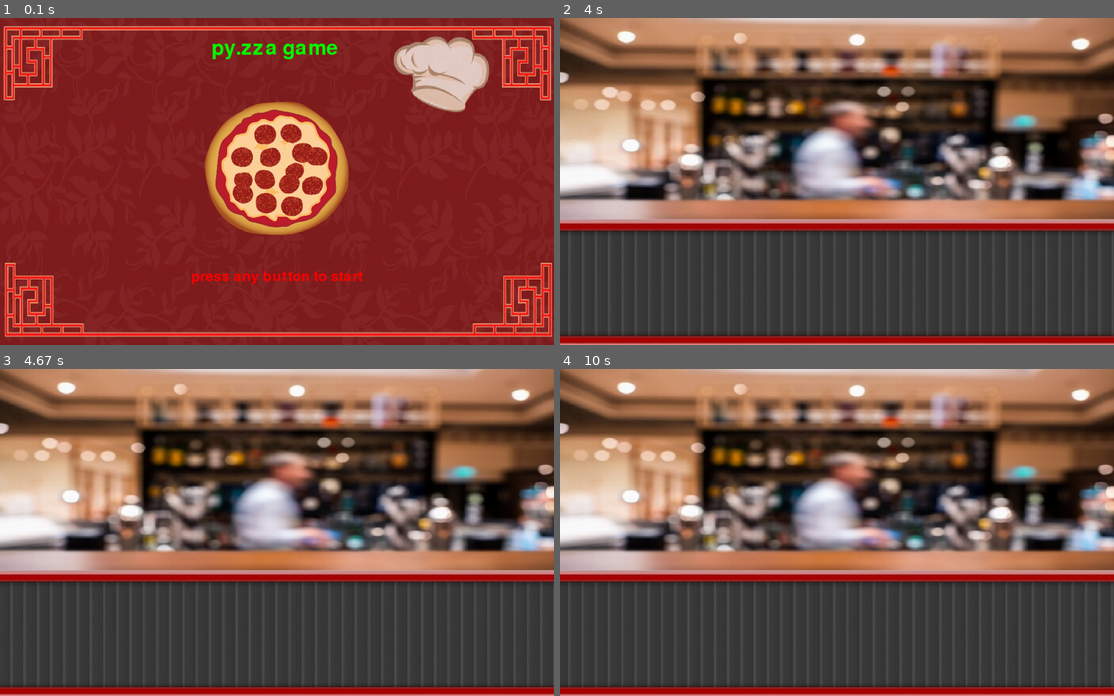
Above: before the commit, frames 1-4 (two rows, left to right).
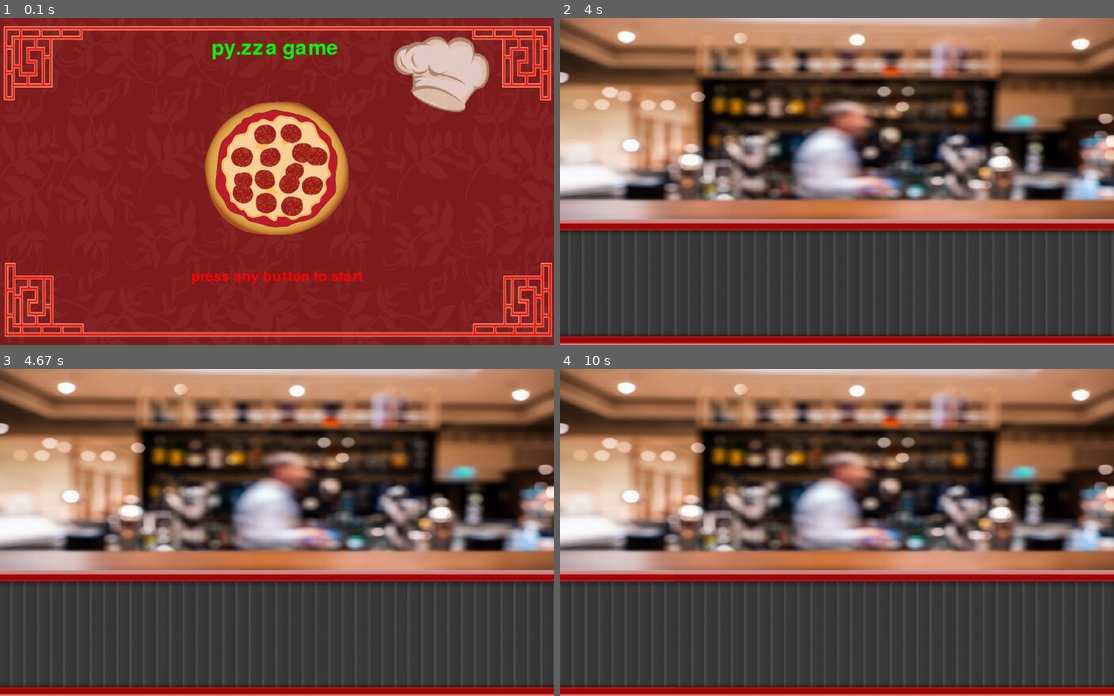
Above: after the commit, the same moments.

Repository: Lucaslofe/Py.game
Game: pygame game, started from jogo.py/projetofinal.py
Same seed, same stepped clock (60 frames per second), same inputs: the game is played once before the commit and once after it.
Inputs:
- Up to frame 1 (0.1 s): no input
- Up to frame 2 (4 s): tap Enter at 0.33 s
- Up to frame 3 (4.67 s): no input
- Up to frame 4 (10 s): no input

Frames 1-3 are identical in both runs. In frame 4, less than 0.1% of the frame differs, in the area x 15-53%, y 66-98%.

Commit message:
correçao loop

Diff:
--- a/jogo.py/projetofinal.py
+++ b/jogo.py/projetofinal.py
@@ -26,12 +26,14 @@
 image3 = pygame.transform.scale(image3, (xt,yt))
 esteira = pygame.image.load("esteira.jpg").convert()
 esteira = pygame.transform.scale(esteira,(1500,250))
+esteira2 = pygame.transform.scale(esteira,(1500,250))
 clock = pygame.time.Clock()
 fps = 15
 # ===== Loop principal =====
 state = "start_screen"
 vel_esteira = 3
 x_esteira = -200
+x_esteira2 = -1700
 while game:
     clock = pygame.time.Clock()
     clock.tick(fps)
@@ -50,9 +52,14 @@
     if state == "game_screen":
         window.blit(image3,(0,0))
         window.blit(esteira,(x_esteira,400))
+        window.blit(esteira2,(x_esteira2,400))
         x_esteira += vel_esteira
-        if x_esteira >= 0:
-            x_esteira = -200
+        x_esteira2 += vel_esteira
+        if x_esteira >= 1100:
+            x_esteira = -1900
+        if x_esteira2 >= 1100:
+            x_esteira2 = -1900
+
 
 
 
